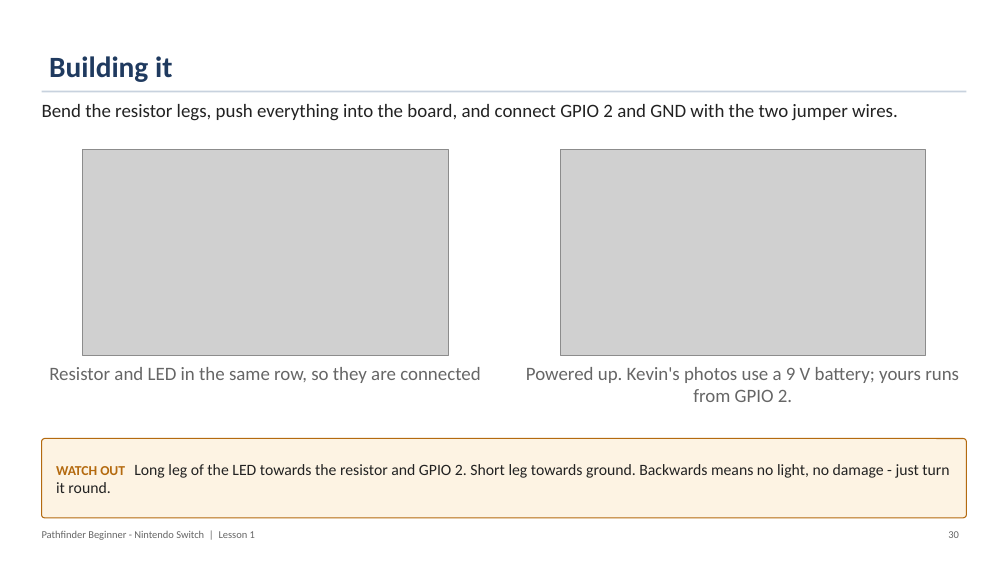
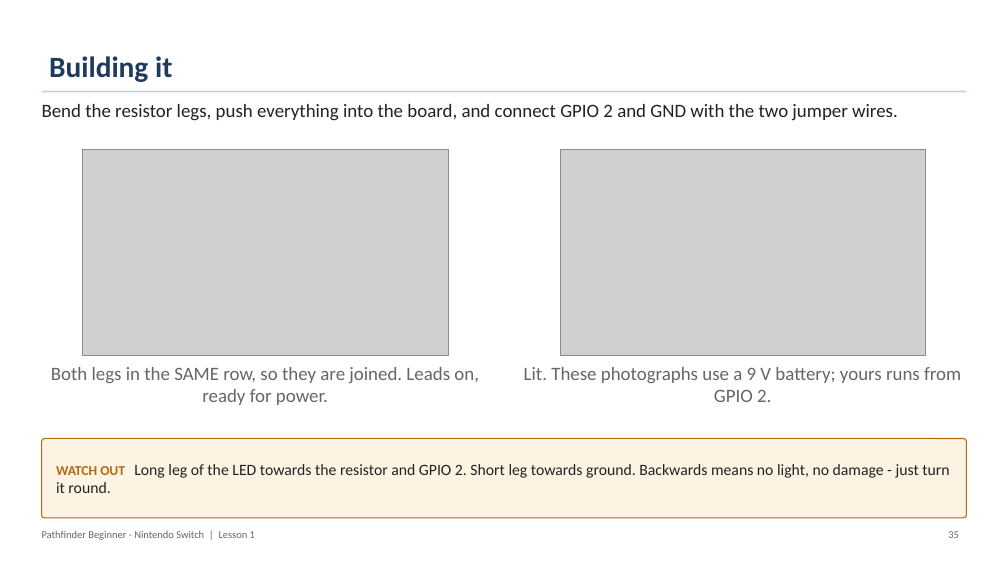
Before and after one commit to PorpoiseRobotics/porpoise-robotics, a slide deck: slide 36 of ground-vehicle/docs/courses/beginner-switch/l1_introduction.pptx (slide 31 before the commit). Drawn at 1008x567 pixels with LibreOffice and Linux fonts; fonts in the diff are those of the drawing; grey boxes stand for pictures. Boxes give left, top, right and bottom in pixels: in the first picture for what was removed or moved away, otherwise in the second. Text is boxed around its words. In the diff, an @@ line names an element or a change of style, - is before the commit and + after.

```diff
--- a/ground-vehicle/docs/courses/beginner-switch/l1_introduction.pptx
+++ b/ground-vehicle/docs/courses/beginner-switch/l1_introduction.pptx
@@ text at [51,367,479,405]: text changed @@
-Resistor and LED in the same row, so they are connected
+Both legs in the SAME row, so they are joined. Leads on, ready for power.
@@ text at [524,367,961,402]: text changed @@
-Powered up. Kevin's photos use a 9 V battery; yours runs from GPIO 2.
+Lit. These photographs use a 9 V battery; yours runs from GPIO 2.
@@ text at [948,531,959,538]: text changed @@
-30
+35
```
Also in this commit, not shown: 41 other slides changed, 6 slides added, 23 other files.
